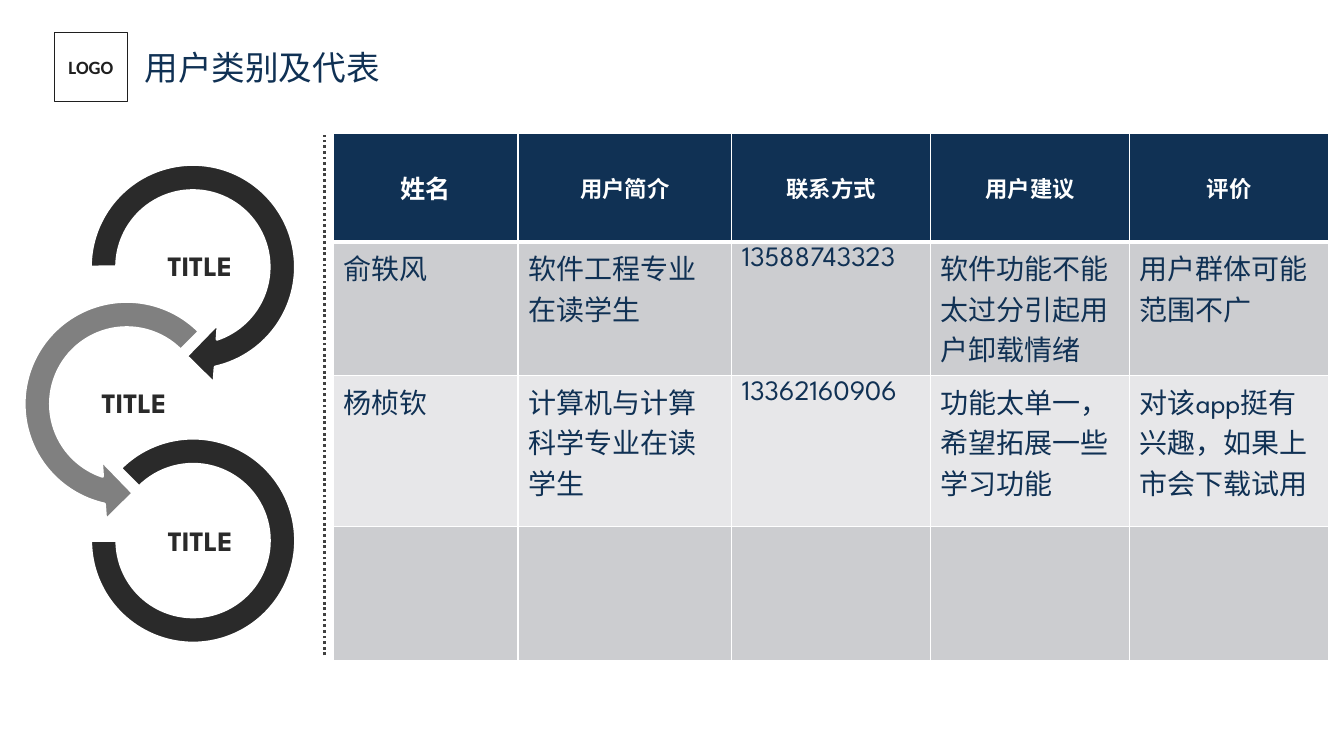
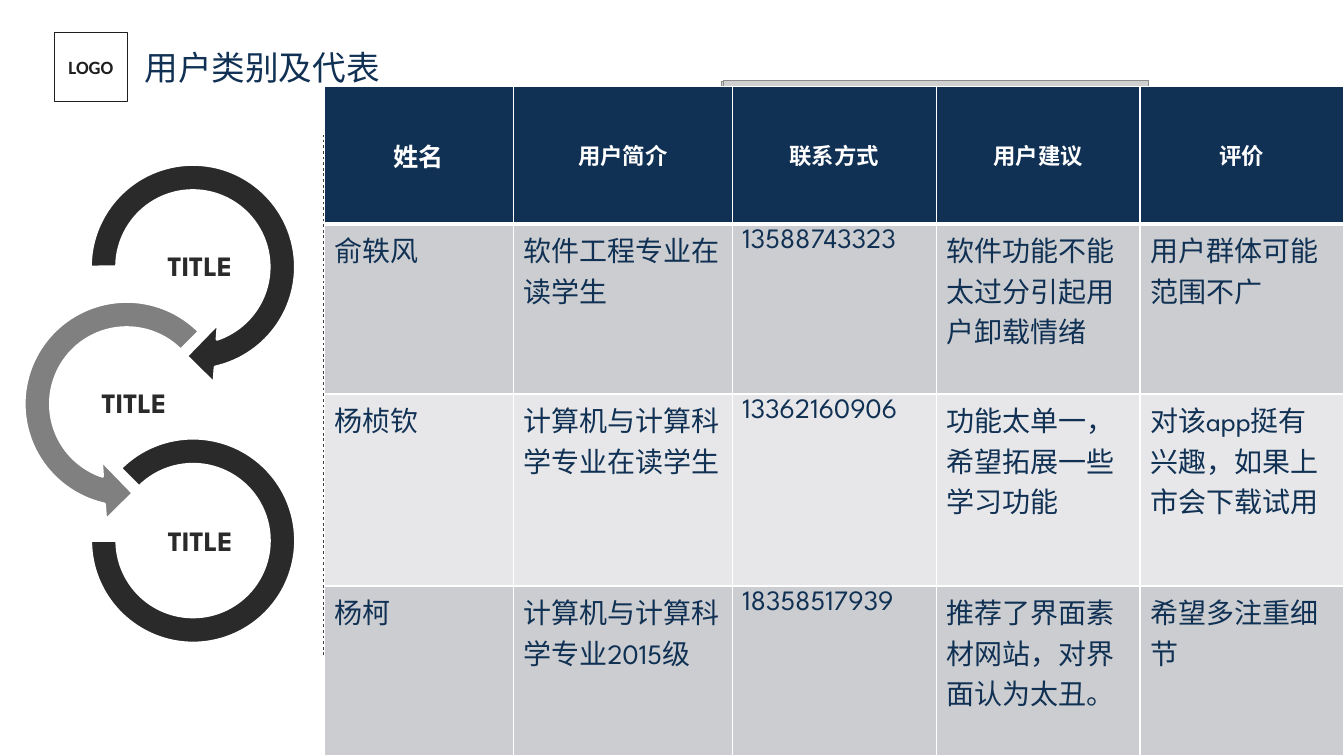
Before and after one commit to SE2018chun-G14/SE2018-G14, a slide deck: slide 8 of SE2018春-G14-需求分析1.2.pptx. Drawn at 1344x756 pixels with LibreOffice and Linux fonts; fonts in the diff are those of the drawing; grey boxes stand for pictures. Boxes give left, top, right and bottom in pixels: in the first picture for what was removed or moved away, otherwise in the second. Text is boxed around its words. In the diff, an @@ line names an element or a change of style, - is before the commit and + after.

```diff
--- a/SE2018春-G14-需求分析1.2.pptx
+++ b/SE2018春-G14-需求分析1.2.pptx
@@ table at (x1=324, y1=87, x2=1342, y2=756) @@
-row 4:  |  |  |  | 
+row 4: 杨柯 | 计算机与计算科学专业2015级 | 18358517939 | 推荐了界面素材网站，对界面认为太丑。 | 希望多注重细节
@@ table resized from (x1=333, y1=133, x2=1327, y2=660) to (x1=324, y1=87, x2=1342, y2=756) @@
@@ picture added at (x1=719, y1=88, x2=1145, y2=751) @@
@@ picture added at (x1=721, y1=82, x2=1147, y2=745) @@
@@ picture added at (x1=721, y1=87, x2=1147, y2=756) @@
@@ picture added at (x1=723, y1=81, x2=1149, y2=744) @@
@@ picture added at (x1=725, y1=91, x2=1151, y2=754) @@
```
Also in this commit, not shown: 4 other slides changed, 6 other files.
